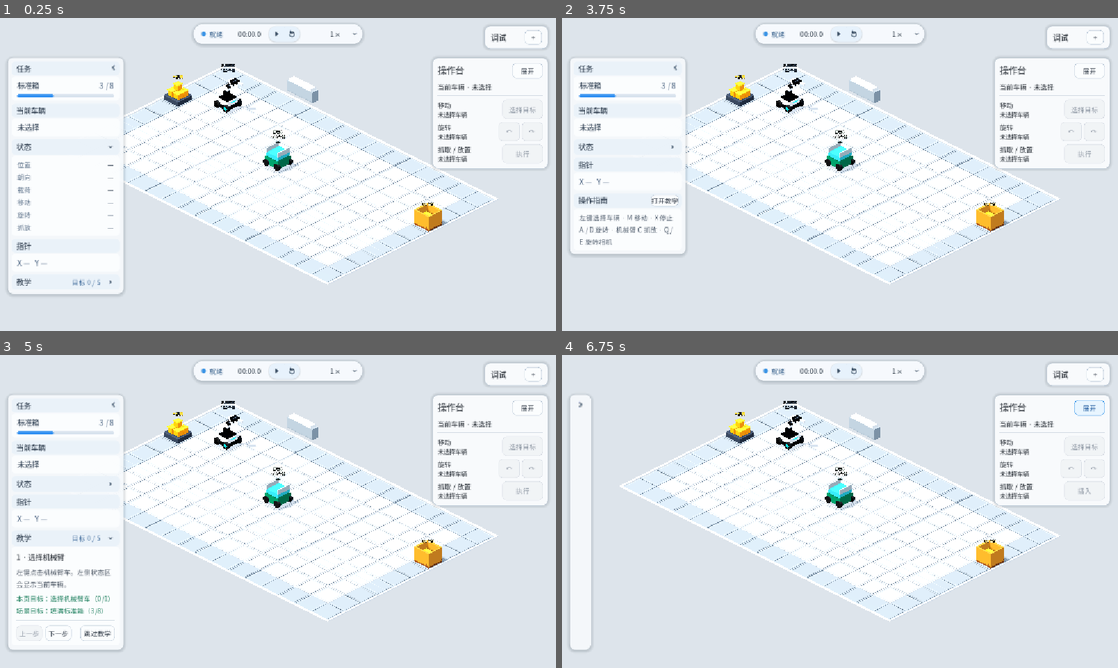
Above: before the commit, frames 1-4 (two rows, left to right).
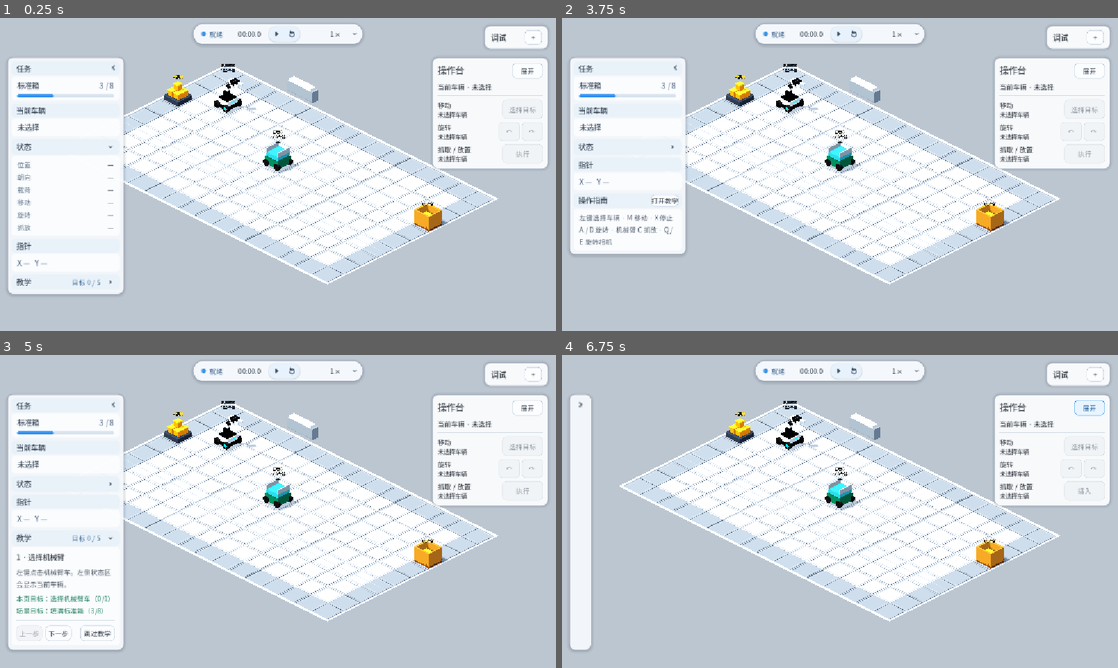
Above: after the commit, the same moments.

Repository: Ri0n72Y/automata
Game: Godot game, scene res://scenes/scene_01/scene_01_basic_packing.tscn
The game is run twice, just before and just after one commit, with the same random seed, the same clock (stepped at 60 frames per second) and the same inputs.
Inputs (mouse positions are in pixels of both pictures, inside the frame that each line leads up to):
- Up to frame 1 (0.25 s): no input
- Up to frame 2 (3.75 s): click (673, 146) at 0.5 s; click (673, 199) at 1.27 s; click "下一步" at 2 s; click "上一步" at 2.75 s; click "跳过教学" at 3.5 s
- Up to frame 3 (5 s): click "打开教学" at 4.25 s
- Up to frame 4 (6.75 s): click (673, 405) at 5 s; click "展开" at 5.75 s; click "收起" at 6.5 s

The runs differ from the first frame. In frame 1, 49% of the frame differs, in the area x 0-100%, y 0-100%; in frame 2, 52%; in frame 3, 48%; in frame 4, 61%.

Commit message:
feat(scene-01): rebalance lab lighting contrast

Diff:
--- a/scenes/scene_01/components/scene_01_camera_lighting.tscn
+++ b/scenes/scene_01/components/scene_01_camera_lighting.tscn
@@ -4,15 +4,15 @@
 
 [sub_resource type="Environment" id="SceneEnvironment"]
 background_mode = 1
-background_color = Color(0.76, 0.8, 0.84, 1)
+background_color = Color(0.6, 0.64, 0.69, 1)
 ambient_light_source = 3
-ambient_light_color = Color(0.94, 0.97, 1, 1)
-ambient_light_energy = 0.86
+ambient_light_color = Color(0.88, 0.92, 0.97, 1)
+ambient_light_energy = 0.7
 reflected_light_source = 2
 tonemap_mode = 2
 ssao_enabled = true
-ssao_radius = 1.1
-ssao_intensity = 1.15
+ssao_radius = 0.9
+ssao_intensity = 1.42
 
 [node name="Scene01CameraRig" type="Node3D"]
 script = ExtResource("1_camera_rig")
@@ -32,14 +32,14 @@
 
 [node name="KeyLight" type="DirectionalLight3D" parent="."]
 rotation_degrees = Vector3(-58, -32, 0)
-light_color = Color(1, 0.97, 0.92, 1)
-light_energy = 0.96
+light_color = Color(1, 0.95, 0.9, 1)
+light_energy = 0.84
 shadow_enabled = true
 
 [node name="FillLight" type="DirectionalLight3D" parent="."]
 rotation_degrees = Vector3(-38, 145, 0)
-light_color = Color(0.78, 0.88, 1, 1)
-light_energy = 0.42
+light_color = Color(0.7, 0.82, 0.98, 1)
+light_energy = 0.28
 shadow_enabled = false
 
 [node name="WorldEnvironment" type="WorldEnvironment" parent="."]
